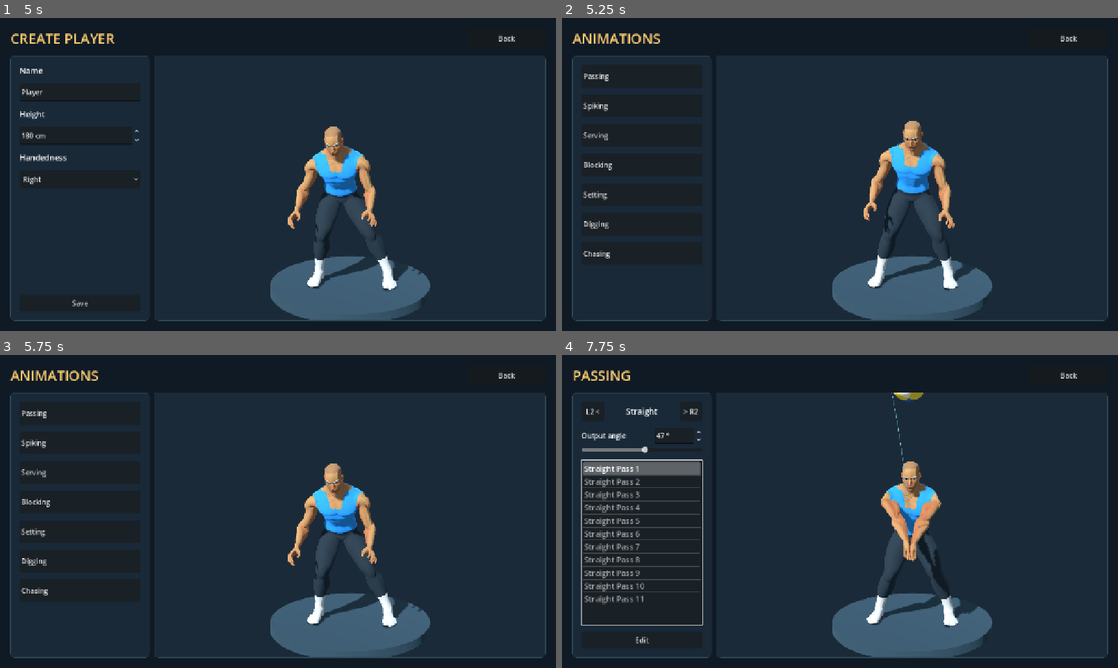
Above: before the commit, frames 1-4 (two rows, left to right).
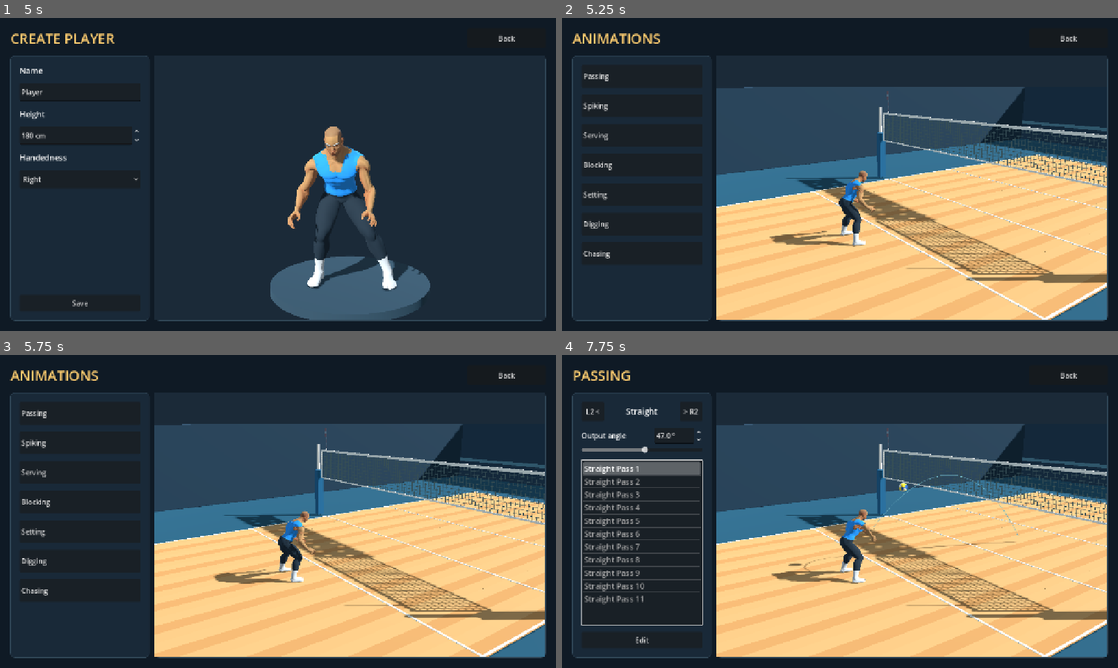
Above: after the commit, the same moments.

Repository: foreandr/volleyball
Game: Godot game, scene res://scenes/main.tscn
Two runs of this game, one before a commit and one after it. Both use one fixed random seed, a clock stepped at 60 frames per second and the inputs below.
Inputs:
- Up to frame 1 (5 s): click "Story" at 0.5 s; click "Back" at 1.25 s; click "Story" at 2 s; click "New" at 2.75 s; click "Back" at 3.5 s; click "New" at 4.25 s
- Up to frame 2 (5.25 s): click "Save" at 5 s
- Up to frame 3 (5.75 s): no input
- Up to frame 4 (7.75 s): click "Back" at 5.75 s; click "Continue" at 6.5 s; click "Passing" at 7.25 s

Frame 1 is identical in both runs. In frame 2, 48% of the frame differs, in the area x 27-98%, y 22-97%; in frame 3, 48%; in frame 4, 49%, in the area x 18-98%, y 12-97%.

Commit message:
Update pass angles continuously and preview on a volleyball court

Diff:
--- a/scripts/animation_ball_preview.gd
+++ b/scripts/animation_ball_preview.gd
@@ -154,7 +154,8 @@
 	if edit_session != null and cached_revision != edit_session.revision: recalculate()
 	var elapsed := time-contact_time
 	global_position = impact_point+(incoming if elapsed < 0 else outgoing)*elapsed+Vector3.DOWN*4.905*elapsed*elapsed
-	visible = time <= minf(clip.length,contact_time+0.85)
+	show()
+	ball.visible = time <= minf(clip.length,contact_time+0.85)
 	var squeeze := maxf(0,1.0-absf(elapsed)/0.035)
 	ball.scale = Vector3(1.0+0.04*squeeze,1.0-0.07*squeeze,1.0+0.04*squeeze)
 	ball.rotation = Vector3(time*1.7,time*2.3,0.2)
--- a/scripts/animation_editor.gd
+++ b/scripts/animation_editor.gd
@@ -5,6 +5,7 @@
 var ball_preview: Node3D
 var angle_control: VBoxContainer
 var trajectory_base: Animation
+var trajectory_solver: RefCounted
 var trajectory_revision := -1
 var session: RefCounted
 var entry: Dictionary
@@ -68,6 +69,15 @@
 	overlay.set_anchors_and_offsets_preset(Control.PRESET_FULL_RECT)
 	preview.add_child(overlay)
 	refresh_history()
+
+func build_preview_stage(world: Node3D) -> void:
+	world.add_child(preload("res://scripts/preview_court.gd").new())
+	orbit_yaw = -2.2
+	orbit_pitch = 0.26
+	max_view_distance = 24.0
+	pan_limits = Vector3(9,5,17)
+	view_distance = 9.5
+	view_focus = Vector3(0,1.0,1.8)
 
 func screen_title() -> String:
 	return "EDIT ANIMATION"
@@ -176,15 +186,17 @@
 
 func apply_output_angle(value: float) -> void:
 	if session == null or not session.source.has_meta("contact_time"): return
-	if trajectory_base == null or trajectory_revision != session.revision: trajectory_base = session.bake()
+	if trajectory_base == null or trajectory_revision != session.revision:
+		trajectory_base = session.bake()
+		trajectory_solver = preload("res://scripts/pass_trajectory_solver.gd").new(preview_player,trajectory_base)
 	remember_undo()
-	var result: Dictionary = preload("res://scripts/pass_trajectory_solver.gd").new(preview_player,trajectory_base).solve(value)
+	var result: Dictionary = trajectory_solver.solve(value)
 	session.replace_source(result.clip)
 	trajectory_revision = session.revision
 	StorySession.pass_output_angle = value
 	refresh_ball_angle()
 	set_frame(frame)
-	set_playing(true)
+	ball_preview.tick(session.time_at(playhead if playing else float(frame)),false)
 
 func bone_label(name_: String) -> String:
 	var side := ""
@@ -441,7 +453,7 @@
 
 
 func zoom_view(factor: float) -> void:
-	view_distance = clampf(view_distance*factor,0.3,8.0)
+	view_distance = clampf(view_distance*factor,0.3,max_view_distance)
 	update_camera()
 
 func save_copy() -> void:
--- a/scripts/create.gd
+++ b/scripts/create.gd
@@ -12,6 +12,9 @@
 var orbit_pitch := 0.12
 var view_distance := 3.8
 var view_focus := Vector3(0,0.98,0)
+var max_view_distance := 8.0
+var pan_limits := Vector3(1.5,2.4,1.5)
+var stage_camera := {}
 var dragging := false
 var panning := false
 
@@ -159,6 +162,23 @@
 	fill.light_color = Color("91bfe6")
 	fill.light_energy = 0.3
 	world.add_child(fill)
+	build_preview_stage(world)
+	preview_player = preload("res://scripts/volleyball_player.gd").new()
+	preview_player.name = "PreviewPlayer"
+	preview_player.position.y = 0.04
+	preview_player.apply_profile(profile)
+	world.add_child(preview_player)
+	preview_camera = Camera3D.new()
+	preview_camera.name = "PreviewCamera"
+	preview_camera.fov = 38.0
+	preview_camera.near = 0.05
+	preview_camera.far = 50
+	stage_camera = {"yaw":orbit_yaw,"pitch":orbit_pitch,"distance":view_distance,"focus":view_focus}
+	preview_camera.current = true
+	world.add_child(preview_camera)
+	update_camera()
+
+func build_preview_stage(world: Node3D) -> void:
 	var platform := MeshInstance3D.new()
 	var cylinder := CylinderMesh.new()
 	cylinder.top_radius = 0.8
@@ -170,19 +190,6 @@
 	material.roughness = 0.9
 	platform.material_override = material
 	world.add_child(platform)
-	preview_player = preload("res://scripts/volleyball_player.gd").new()
-	preview_player.name = "PreviewPlayer"
-	preview_player.position.y = 0.04
-	preview_player.apply_profile(profile)
-	world.add_child(preview_player)
-	preview_camera = Camera3D.new()
-	preview_camera.name = "PreviewCamera"
-	preview_camera.fov = 38.0
-	preview_camera.near = 0.05
-	preview_camera.far = 50
-	preview_camera.current = true
-	world.add_child(preview_camera)
-	update_camera()
 
 func handle_preview_input(event: InputEvent) -> void:
 	if event is InputEventKey and event.pressed:
@@ -207,13 +214,13 @@
 
 func pan_view(pixels: Vector2) -> void:
 	view_focus += (-preview_camera.global_basis.x*pixels.x+preview_camera.global_basis.y*pixels.y)*view_distance*0.0015
-	view_focus.x = clampf(view_focus.x,-1.5,1.5)
-	view_focus.y = clampf(view_focus.y,-0.2,2.4)
-	view_focus.z = clampf(view_focus.z,-1.5,1.5)
+	view_focus.x = clampf(view_focus.x,-pan_limits.x,pan_limits.x)
+	view_focus.y = clampf(view_focus.y,-0.2,pan_limits.y)
+	view_focus.z = clampf(view_focus.z,-pan_limits.z,pan_limits.z)
 	update_camera()
 
 func zoom_view(factor: float) -> void:
-	view_distance = clampf(view_distance*factor,1.4,8.0)
+	view_distance = clampf(view_distance*factor,1.4,max_view_distance)
 	update_camera()
 
 func set_view(yaw: float) -> void:
@@ -222,10 +229,10 @@
 	update_camera()
 
 func reset_view() -> void:
-	orbit_yaw = 0
-	orbit_pitch = 0.12
-	view_distance = 3.8
-	view_focus = Vector3(0,0.98,0)
+	orbit_yaw = stage_camera.get("yaw",0.0)
+	orbit_pitch = stage_camera.get("pitch",0.12)
+	view_distance = stage_camera.get("distance",3.8)
+	view_focus = stage_camera.get("focus",Vector3(0,0.98,0))
 	update_camera()
 
 func update_camera() -> void:
--- a/scripts/pass_angle_control.gd
+++ b/scripts/pass_angle_control.gd
@@ -3,7 +3,7 @@
 var field: SpinBox
 var slider: HSlider
 var actual_label: Label
-var timer: Timer
+var pending := false
 var requested := 45.0
 
 func _ready() -> void:
@@ -18,7 +18,7 @@
 	field.name = "OutputAngle"
 	field.min_value = 10
 	field.max_value = 80
-	field.step = 1
+	field.step = 0.1
 	field.suffix = "°"
 	field.custom_minimum_size = Vector2(110,36)
 	field.value_changed.connect(request)
@@ -26,26 +26,26 @@
 	slider = HSlider.new()
 	slider.min_value = 10
 	slider.max_value = 80
-	slider.step = 1
+	slider.step = 0.1
 	slider.value_changed.connect(request)
 	add_child(slider)
 	actual_label = Label.new()
 	actual_label.hide()
 	add_child(actual_label)
-	timer = Timer.new()
-	timer.one_shot = true
-	timer.wait_time = 0.15
-	timer.timeout.connect(func(): angle_requested.emit(requested))
-	add_child(timer)
+
+func _process(_delta: float) -> void:
+	if pending:
+		pending = false
+		angle_requested.emit(requested)
 
 func request(value: float) -> void:
 	requested = value
 	field.set_value_no_signal(value)
 	slider.set_value_no_signal(value)
-	timer.start()
+	pending = true
 
 func display_result(value: float, actual: float) -> void:
-	timer.stop()
+	pending = false
 	requested = value
 	field.set_value_no_signal(value)
 	slider.set_value_no_signal(value)
--- a/scripts/pass_trajectory_solver.gd
+++ b/scripts/pass_trajectory_solver.gd
@@ -97,8 +97,8 @@
 		if error < smallest: smallest = error; best = pitch
 		if angle > goal: low = pitch
 		else: high = pitch
-	var description := {"name":source.resource_name,"duration":source.length,"contact_time":contact_time}
-	var clip: Animation = author.bake(description,func(time): return adapted_pose(time,best,lift))
+	var affected: Array[String] = ["pelvis","upperarm_l","upperarm_r","thigh_l","thigh_r","calf_l","calf_r","foot_l","foot_r"]
+	var clip: Animation = author.bake_overrides(source,func(time): return adapted_pose(time,best,lift),affected)
 	for meta in source.get_meta_list(): clip.set_meta(meta,source.get_meta(meta))
 	var outgoing := response(best,lift)
 	var actual := Contact.elevation(outgoing)
--- /dev/null
+++ b/scripts/preview_court.gd
@@ -0,0 +1,72 @@
+extends Node3D
+
+func material(color: String, roughness := 0.85) -> StandardMaterial3D:
+	var result := StandardMaterial3D.new()
+	result.albedo_color = Color(color)
+	result.roughness = roughness
+	return result
+
+func box(label_: String, size_: Vector3, center: Vector3, style: Material) -> MeshInstance3D:
+	var item := MeshInstance3D.new()
+	item.name = label_
+	var mesh := BoxMesh.new()
+	mesh.size = size_
+	item.mesh = mesh
+	item.position = center
+	item.material_override = style
+	add_child(item)
+	return item
+
+func pole(label_: String, x: float, style: Material) -> void:
+	var item := MeshInstance3D.new()
+	item.name = label_
+	var mesh := CylinderMesh.new()
+	mesh.top_radius = 0.055
+	mesh.bottom_radius = 0.055
+	mesh.height = 2.65
+	item.mesh = mesh
+	item.position = Vector3(x,1.365,4)
+	item.material_override = style
+	add_child(item)
+	box(label_+"Padding",Vector3(0.23,1.7,0.23),Vector3(x,0.89,4),material("245f84"))
+
+func _ready() -> void:
+	name = "VolleyballCourt"
+	var white := material("f4eee1")
+	var boundary := material("f7f3e5")
+	box("Runoff",Vector3(19,0.12,28),Vector3(0,-0.08,4),material("275469"))
+	# Nine by eighteen metres; passer is five metres inside the near baseline.
+	for index in range(30):
+		var color := "c69158" if index%3 == 0 else ("d1a269" if index%3 == 1 else "cca067")
+		box("Floorboard%d" % index,Vector3(0.3,0.06,18),Vector3(-4.35+index*0.3,0.01,4),material(color))
+	for x in [-4.5,4.5]: box("Sideline",Vector3(0.05,0.008,18.05),Vector3(x,0.045,4),boundary)
+	for z in [-5.0,13.0,1.0,7.0]: box("CourtLine",Vector3(9,0.008,0.05),Vector3(0,0.045,z),boundary)
+	box("CenterLine",Vector3(9,0.008,0.05),Vector3(0,0.045,4),boundary)
+	pole("LeftPost",-5.05,white)
+	pole("RightPost",5.05,white)
+	var net := ImmediateMesh.new()
+	net.surface_begin(Mesh.PRIMITIVE_LINES)
+	for column in range(97):
+		var x := -4.8+column*0.1
+		net.surface_add_vertex(Vector3(x,1.47,4))
+		net.surface_add_vertex(Vector3(x,2.47,4))
+	for row in range(11):
+		var y := 1.47+row*0.1
+		net.surface_add_vertex(Vector3(-4.8,y,4))
+		net.surface_add_vertex(Vector3(4.8,y,4))
+	net.surface_end()
+	var mesh_instance := MeshInstance3D.new()
+	mesh_instance.name = "NetMesh"
+	mesh_instance.mesh = net
+	mesh_instance.material_override = material("25363a")
+	add_child(mesh_instance)
+	box("TopTape",Vector3(9.6,0.07,0.025),Vector3(0,2.47,4),white)
+	box("BottomTape",Vector3(9.6,0.04,0.025),Vector3(0,1.47,4),white)
+	for x in [-4.8,4.8]: box("SideTape",Vector3(0.05,1.0,0.025),Vector3(x,1.97,4),white)
+	for x in [-4.5,4.5]:
+		for stripe in range(8): box("Antenna",Vector3(0.018,0.1,0.018),Vector3(x,2.52+stripe*0.1,4),white if stripe%2 == 0 else material("cf493d"))
+	var wall := material("243a4b")
+	box("FarWall",Vector3(19,3.5,0.2),Vector3(0,1.65,18),wall)
+	box("LeftWall",Vector3(0.2,3.5,28),Vector3(-9.5,1.65,4),wall)
+	box("RightWall",Vector3(0.2,3.5,28),Vector3(9.5,1.65,4),wall)
+	box("FarWallStripe",Vector3(19,0.18,0.03),Vector3(0,1.1,17.88),material("4f7c8b"))
--- a/scripts/story_animations.gd
+++ b/scripts/story_animations.gd
@@ -22,6 +22,7 @@
 var ball_preview: Node3D
 var angle_control: VBoxContainer
 var source_clip: Animation
+var trajectory_solver: RefCounted
 var render_clip: Animation
 
 func _ready() -> void:
@@ -38,6 +39,15 @@
 					animation_list.select(index)
 					preview_animation(index)
 					break
+
+func build_preview_stage(world: Node3D) -> void:
+	world.add_child(preload("res://scripts/preview_court.gd").new())
+	orbit_yaw = -2.2
+	orbit_pitch = 0.26
+	max_view_distance = 24.0
+	pan_limits = Vector3(9,5,17)
+	view_distance = 9.5
+	view_focus = Vector3(0,1.0,1.8)
 
 func screen_title() -> String:
 	return "ANIMATIONS"
@@ -146,9 +156,10 @@
 	selected_entry = entry.duplicate(true)
 	if is_instance_valid(edit_button): edit_button.disabled = false
 	source_clip = load(entry.path)
+	trajectory_solver = preload("res://scripts/pass_trajectory_solver.gd").new(preview_player,source_clip)
 	render_clip = source_clip
 	if source_clip.has_meta("contact_time") and StorySession.pass_output_angle >= 0:
-		render_clip = preload("res://scripts/pass_trajectory_solver.gd").new(preview_player,source_clip).solve(StorySession.pass_output_angle).clip
+		render_clip = trajectory_solver.solve(StorySession.pass_output_angle).clip
 	preview_player.install_custom(render_clip,"preview",false)
 	if not is_instance_valid(ball_preview):
 		ball_preview = preload("res://scripts/animation_ball_preview.gd").new()
@@ -160,10 +171,19 @@
 func apply_output_angle(value: float) -> void:
 	if source_clip == null or not source_clip.has_meta("contact_time"): return
 	StorySession.pass_output_angle = value
-	var result: Dictionary = preload("res://scripts/pass_trajectory_solver.gd").new(preview_player,source_clip).solve(value)
+	var result: Dictionary = trajectory_solver.solve(value)
+	var clock: float = preview_player.animator.current_animation_position
+	var running: bool = preview_player.animator.is_playing()
+	var last_contact_clock: float = ball_preview.last_time
 	render_clip = result.clip
 	preview_player.install_custom(render_clip,"preview",false)
+	preview_player.animator.play("custom_preview/clip",0)
+	preview_player.animator.seek(clock,true)
+	preview_player.animator.advance(0)
+	if not running: preview_player.animator.pause()
 	ball_preview.configure(preview_player,render_clip)
+	ball_preview.tick(clock,false)
+	ball_preview.last_time = last_contact_clock
 	angle_control.display_result(value,ball_preview.output_angle())
 
 func _process(_delta: float) -> void:
--- a/tools/animation_author.gd
+++ b/tools/animation_author.gd
@@ -42,6 +42,30 @@
 			clip.rotation_track_insert_key(rotation_tracks[bone],time,pose[bone].basis.get_rotation_quaternion().normalized())
 	clip.set_meta("contact_time",recipe.contact_time)
 	clip.set_meta("baseline","Goalkeeper Idle.fbx")
+	return clip
+
+func bake_overrides(source: Animation, pose_provider: Callable, bones: Array[String]) -> Animation:
+	var clip: Animation = source.duplicate(true)
+	var tracks := {}
+	for name_ in bones:
+		var path := NodePath(PREFIX+name_)
+		for type in [Animation.TYPE_POSITION_3D,Animation.TYPE_ROTATION_3D]:
+			var track := clip.find_track(path,type)
+			if track >= 0: clip.remove_track(track)
+	for name_ in bones:
+		var bone := rig.find_bone(name_)
+		var path := NodePath(PREFIX+name_)
+		var position := clip.add_track(Animation.TYPE_POSITION_3D)
+		clip.track_set_path(position,path)
+		var rotation := clip.add_track(Animation.TYPE_ROTATION_3D)
+		clip.track_set_path(rotation,path)
+		tracks[bone] = [position,rotation]
+	for frame in range(ceili(clip.length*60)+1):
+		var time := minf(clip.length,float(frame)/60)
+		var pose: Array = pose_provider.call(time)
+		for bone in tracks:
+			clip.position_track_insert_key(tracks[bone][0],time,pose[bone].origin)
+			clip.rotation_track_insert_key(tracks[bone][1],time,pose[bone].basis.get_rotation_quaternion().normalized())
 	return clip
 
 func parameters(time: float) -> Dictionary:
